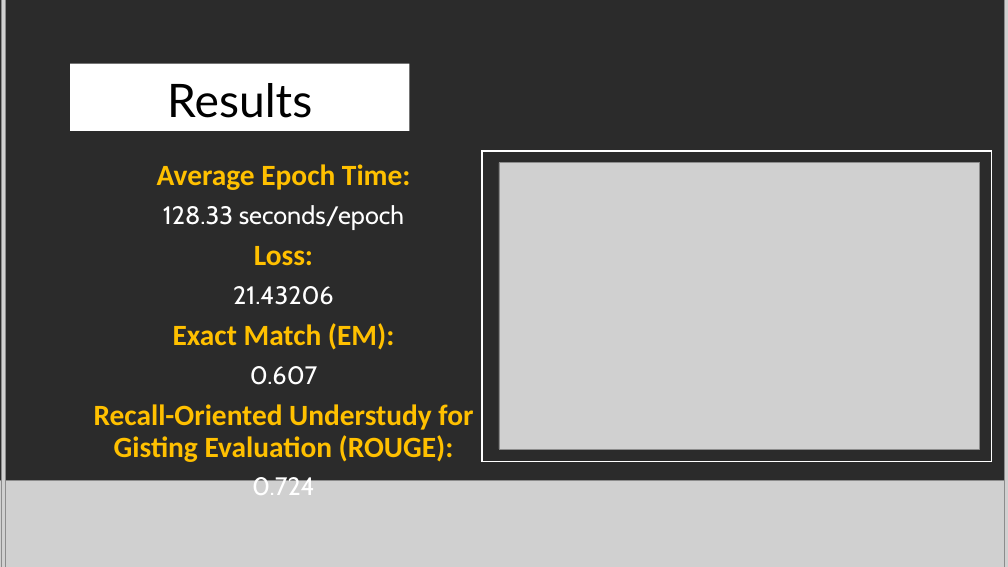
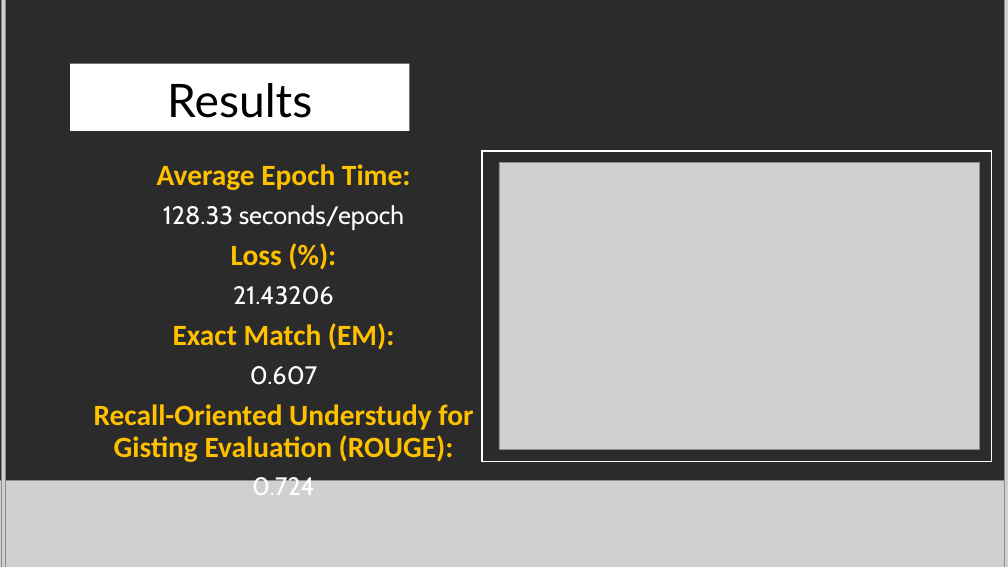
Before and after one commit to LoloMarty/2024-, a slide deck: slide 20 of CS4210/finalPresentation.pptx (slide 47 before the commit). Drawn at 1008x567 pixels with LibreOffice and Linux fonts; fonts in the diff are those of the drawing; grey boxes stand for pictures; background and template pictures are left out; a plain dark background stands for a picture behind light text. Boxes give left, top, right and bottom in pixels: in the first picture for what was removed or moved away, otherwise in the second. Text is boxed around its words. In the diff, an @@ line names an element or a change of style, - is before the commit and + after.

```diff
--- a/CS4210/finalPresentation.pptx
+++ b/CS4210/finalPresentation.pptx
@@ text at bbox=[231, 246, 282, 266]: text changed @@
-Loss:
+Loss (%):
```
Also in this commit, not shown: 3 other slides changed, 27 slides removed.
